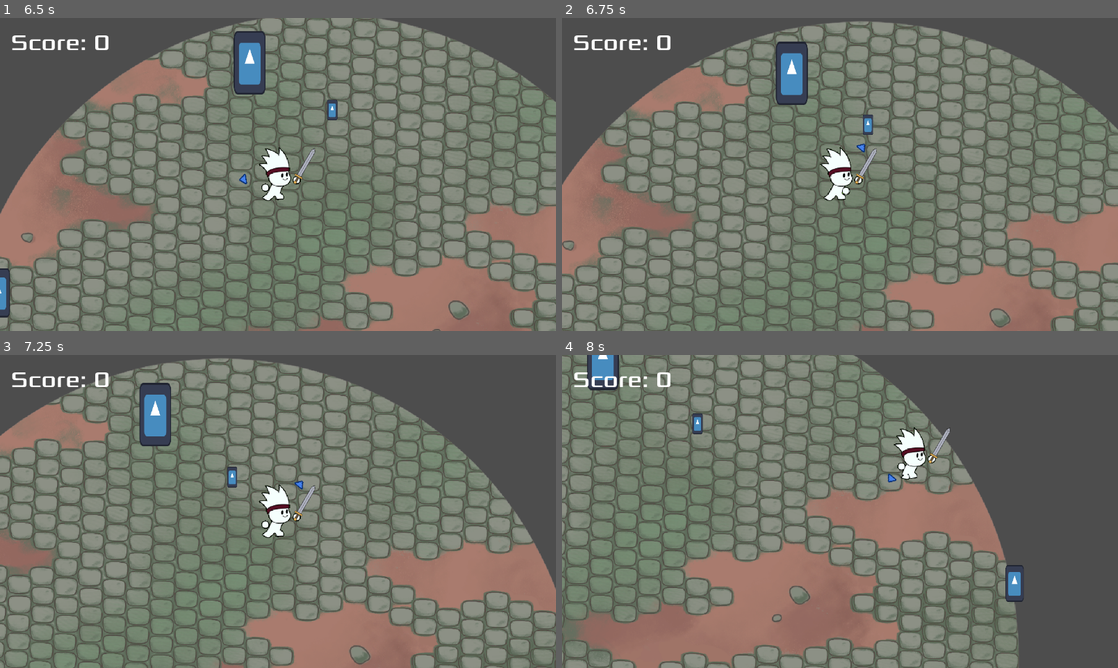
Above: before the commit, frames 1-4 (two rows, left to right).
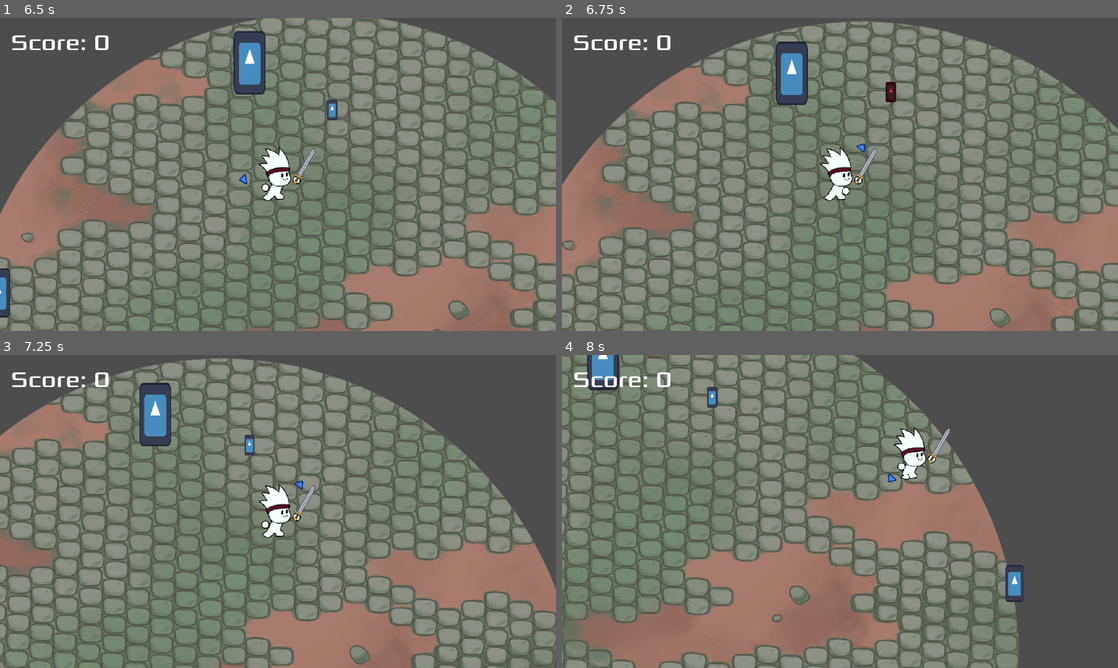
Above: after the commit, the same moments.

Repository: freddder/GMTK_Jam_2024
Game: Godot game, scene res://scenes/main_menu.tscn
The game is run twice, just before and just after one commit, with the same random seed, the same clock (stepped at 60 frames per second) and the same inputs. The engine's default icon, where the game draws it, is replaced by a stand-in: a white triangle on a blue panel in a dark square.
Inputs (mouse positions are in pixels of both pictures, inside the frame that each line leads up to):
- Up to frame 1 (6.5 s): click "Play" at 0.5 s; move the mouse to (250, 237) at 1.27 s; hold Shift (dash) 1.28-2.03 s; hold W (move_up) 1.28-2.78 s; move the mouse to (444, 221) at 2.02 s; tap Space (heavy_attack) at 2.1, 5.1 s; move the mouse to (111, 127) at 2.77 s; hold A (move_left) 2.78-4.28 s; click (111, 127) at 2.85 s; move the mouse to (305, 174) at 3.52 s; right-click (305, 174) at 3.6 s; move the mouse to (194, 96) at 4.27 s; hold S (move_down) 4.28-5.03 s; hold Shift (dash) 4.28-5.03 s; move the mouse to (400, 158) at 5.02 s; hold D (move_right) 5.03-5.78 s; move the mouse to (166, 190) at 5.77 s; hold W (move_up) from 5.78 s (still down); click (166, 190) at 5.85 s
- Up to frame 2 (6.75 s): move the mouse to (895, 105) at 6.52 s; release W (move_up) at 6.53 s; hold D (move_right) from 6.53 s (still down); right-click (895, 105) at 6.6 s
- Up to frame 3 (7.25 s): keep holding D (move_right)
- Up to frame 4 (8 s): keep holding D (move_right); move the mouse to (812, 574) at 7.27 s; hold Shift (dash) from 7.28 s (still down)

Frame 1 is identical in both runs. In frame 2, 0.2% of the frame differs, in the area x 54-61%, y 20-38%; in frame 3, 0.2%; in frame 4, 0.3%, in the area x 23-28%, y 10-26%.

Commit message:
Added player take hit animation

Diff:
--- a/scenes/player.tscn
+++ b/scenes/player.tscn
@@ -1,8 +1,9 @@
-[gd_scene load_steps=33 format=3 uid="uid://c7kaxi3ghjur4"]
+[gd_scene load_steps=42 format=3 uid="uid://c7kaxi3ghjur4"]
 
 [ext_resource type="Script" path="res://scripts/player.gd" id="1_r52mo"]
 [ext_resource type="Shader" path="res://content/shaders/motion_trail.gdshader" id="2_kw3n5"]
 [ext_resource type="Texture2D" uid="uid://ceq63nymo5fx7" path="res://content/sprites/player/idle_atlas.png" id="2_lk2fh"]
+[ext_resource type="Texture2D" uid="uid://bunc7e6brg5iq" path="res://content/sprites/player/damage_atlas.png" id="3_dwo0a"]
 [ext_resource type="Texture2D" uid="uid://dwya33uhynkjl" path="res://content/sprites/mouse_direction.png" id="3_ja3ln"]
 [ext_resource type="Texture2D" uid="uid://bw4pwo43qvpye" path="res://content/sprites/player/run_atlas.png" id="3_wdtuj"]
 [ext_resource type="AudioStream" uid="uid://bw770ix522rtn" path="res://sfx/slash_one.wav" id="4_7t2uk"]
@@ -20,6 +21,38 @@
 shader_parameter/b = 1.0
 shader_parameter/mix_color = 0.0
 
+[sub_resource type="AtlasTexture" id="AtlasTexture_bfggl"]
+atlas = ExtResource("3_dwo0a")
+region = Rect2(0, 0, 204, 128)
+
+[sub_resource type="AtlasTexture" id="AtlasTexture_vmck7"]
+atlas = ExtResource("3_dwo0a")
+region = Rect2(204, 0, 204, 128)
+
+[sub_resource type="AtlasTexture" id="AtlasTexture_x57rk"]
+atlas = ExtResource("3_dwo0a")
+region = Rect2(408, 0, 204, 128)
+
+[sub_resource type="AtlasTexture" id="AtlasTexture_q0qii"]
+atlas = ExtResource("3_dwo0a")
+region = Rect2(612, 0, 204, 128)
+
+[sub_resource type="AtlasTexture" id="AtlasTexture_i512e"]
+atlas = ExtResource("3_dwo0a")
+region = Rect2(816, 0, 204, 128)
+
+[sub_resource type="AtlasTexture" id="AtlasTexture_okt82"]
+atlas = ExtResource("3_dwo0a")
+region = Rect2(1020, 0, 204, 128)
+
+[sub_resource type="AtlasTexture" id="AtlasTexture_k27on"]
+atlas = ExtResource("3_dwo0a")
+region = Rect2(1224, 0, 204, 128)
+
+[sub_resource type="AtlasTexture" id="AtlasTexture_qc41p"]
+atlas = ExtResource("3_dwo0a")
+region = Rect2(1428, 0, 204, 128)
+
 [sub_resource type="AtlasTexture" id="AtlasTexture_groqf"]
 atlas = ExtResource("2_lk2fh")
 region = Rect2(0, 0, 128, 128)
@@ -82,6 +115,35 @@
 
 [sub_resource type="SpriteFrames" id="SpriteFrames_l4jrd"]
 animations = [{
+"frames": [{
+"duration": 1.0,
+"texture": SubResource("AtlasTexture_bfggl")
+}, {
+"duration": 1.0,
+"texture": SubResource("AtlasTexture_vmck7")
+}, {
+"duration": 1.0,
+"texture": SubResource("AtlasTexture_x57rk")
+}, {
+"duration": 1.0,
+"texture": SubResource("AtlasTexture_q0qii")
+}, {
+"duration": 1.0,
+"texture": SubResource("AtlasTexture_i512e")
+}, {
+"duration": 1.0,
+"texture": SubResource("AtlasTexture_okt82")
+}, {
+"duration": 1.0,
+"texture": SubResource("AtlasTexture_k27on")
+}, {
+"duration": 1.0,
+"texture": SubResource("AtlasTexture_qc41p")
+}],
+"loop": false,
+"name": &"damage",
+"speed": 15.0
+}, {
 "frames": [{
 "duration": 1.0,
 "texture": SubResource("AtlasTexture_groqf")
@@ -189,7 +251,9 @@
 [node name="AnimatedSprite2D" type="AnimatedSprite2D" parent="."]
 material = SubResource("ShaderMaterial_asjqi")
 sprite_frames = SubResource("SpriteFrames_l4jrd")
-animation = &"idle"
+animation = &"damage"
+frame = 7
+frame_progress = 1.0
 metadata/_edit_group_ = true
 
 [node name="SwordSocket" type="Node2D" parent="."]
--- a/scripts/player.gd
+++ b/scripts/player.gd
@@ -30,7 +30,7 @@
 @export var default_swing_cooldown: float = 1
 
 @export_category("Thrust")
-@export var default_thrust_radius: float = 100.0
+@export var default_thrust_radius: float = 130.0
 @export var default_thrust_thickness: float = 30.0
 @export var default_thrust_damage: float = 40.0
 @export var default_thrust_knockback_strength: float = 40
@@ -91,6 +91,9 @@
 	var walk_speed := default_walk_speed
 	var velocity := move_direction * walk_speed * delta
 	position += velocity
+
+	if $AnimatedSprite2D.animation == "damage" && $AnimatedSprite2D.is_playing():
+		return
 
 	if !velocity.is_zero_approx():
 		last_non_zero_movement_direction = move_direction
@@ -515,7 +518,7 @@
 
 
 func scale_damage(damage: float) -> float:
-	return damage * pow(get_charge_power(), 1.05)
+	return damage * pow(get_charge_power(), 1.1)
 
 
 func scale_knockback(knockback_strength: float) -> float:
@@ -545,6 +548,7 @@
 	if is_invincible():
 		return
 
+	$AnimatedSprite2D.play("damage")
 	health -= damage
 	pending_knockback_forces.push_back(knockback_force)
 	print("Player health: ", health)
Binary file added: content/sprites/player/damage_atlas.png
Not shown, added: content/sprites/player/damage_atlas.png.import
